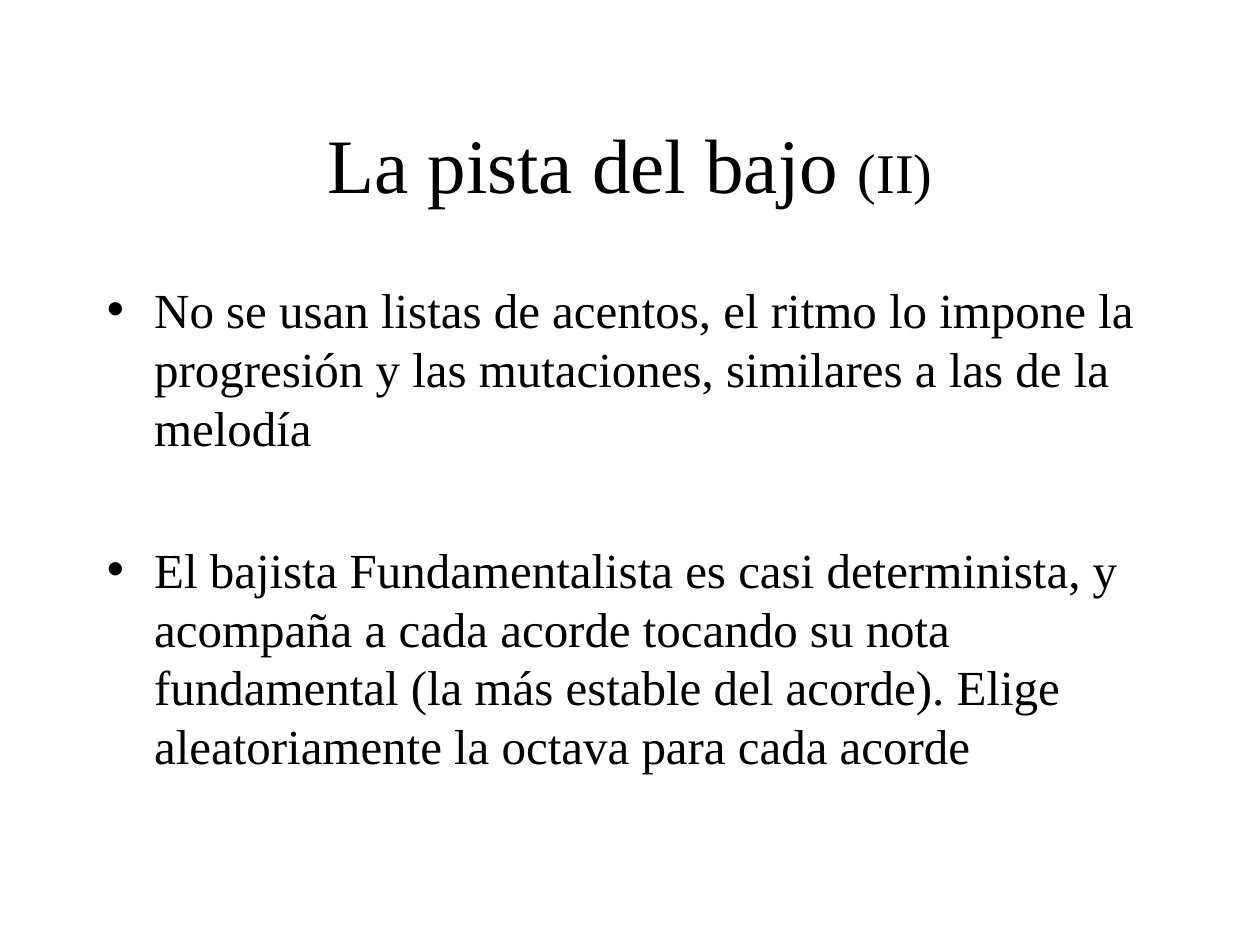
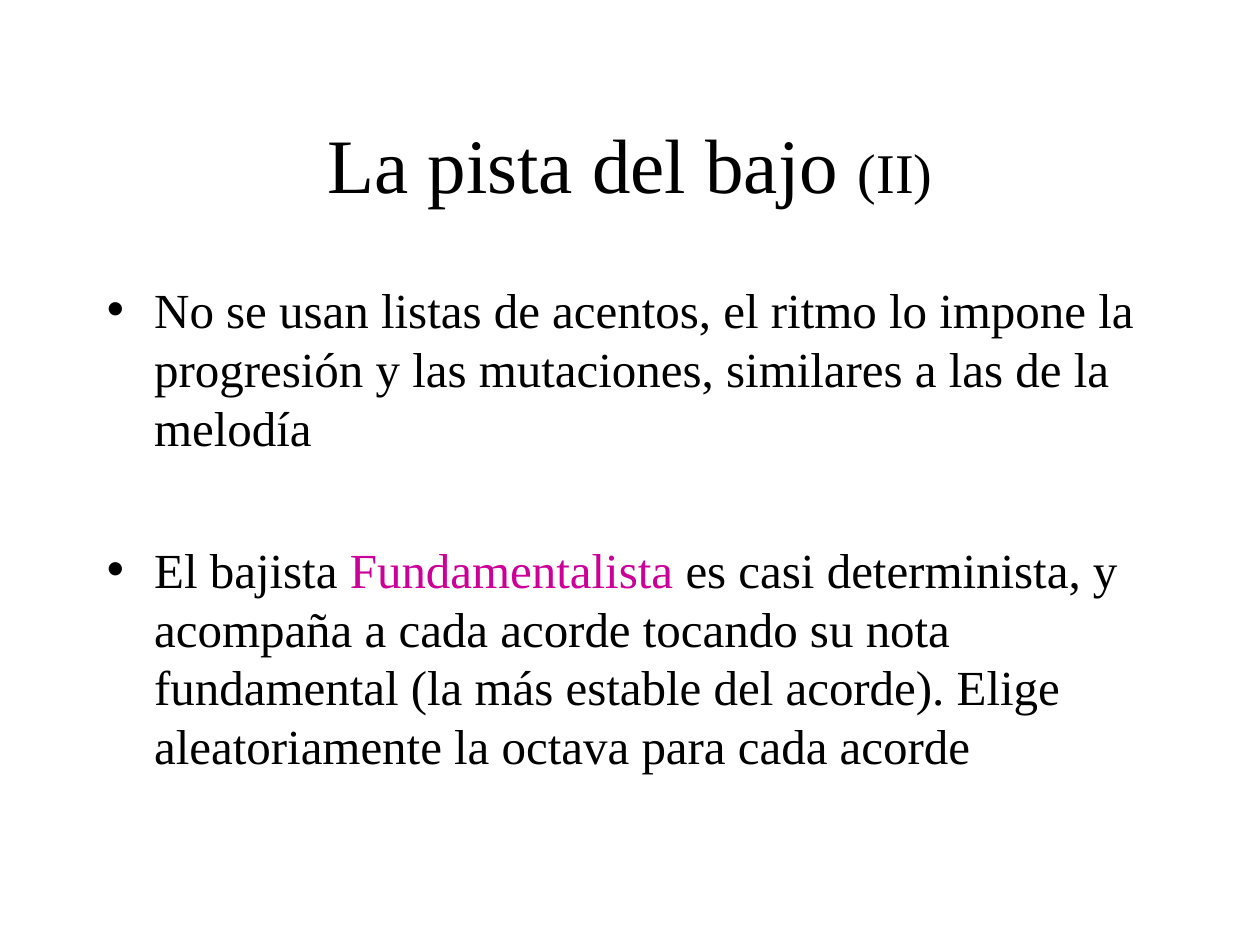
Before and after one commit to BackupTheBerlios/genaro, a slide deck: slide 35 of Documentos/MemoriaSSII/presentacion_proyecto.ppt. Drawn at 1260x945 pixels with LibreOffice and Linux fonts; fonts in the diff are those of the drawing; background and template pictures are left out. Boxes give left, top, right and bottom in pixels: in the first picture for what was removed or moved away, otherwise in the second. Text is boxed around its words. In the diff, an @@ line names an element or a change of style, - is before the commit and + after.

```diff
--- a/Documentos/MemoriaSSII/presentacion_proyecto.ppt
+++ b/Documentos/MemoriaSSII/presentacion_proyecto.ppt
@@ text at box(154, 554, 1118, 774): text colour #000000 to #CC0099 in "Fundamentalista" @@
```
Also in this commit, not shown: 14 other slides changed.
